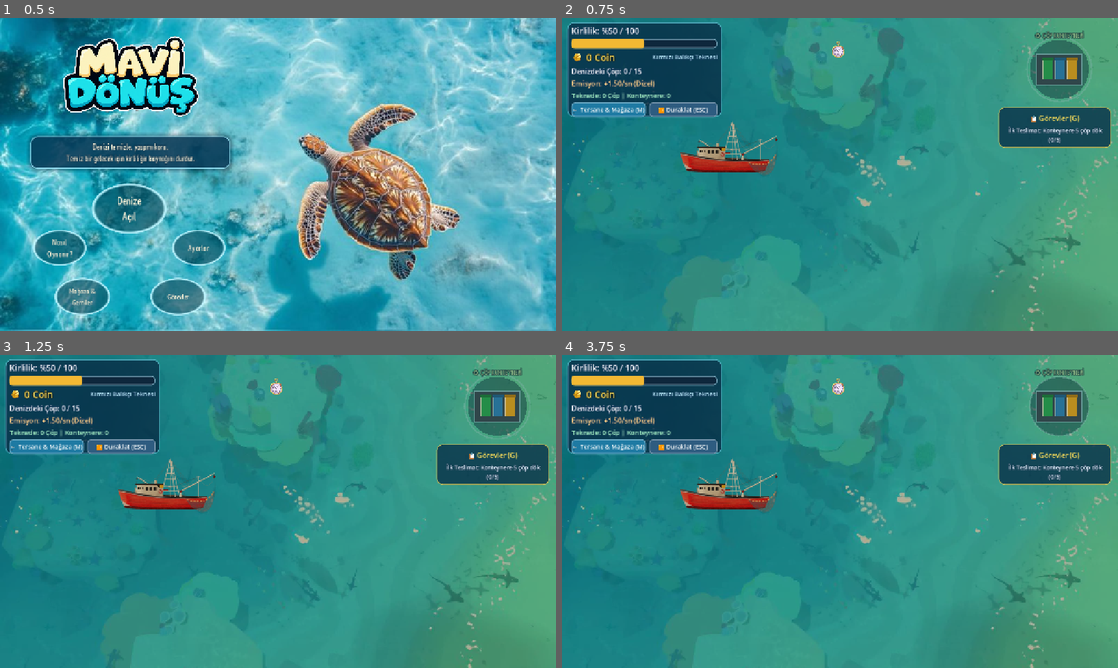
Above: before the commit, frames 1-4 (two rows, left to right).
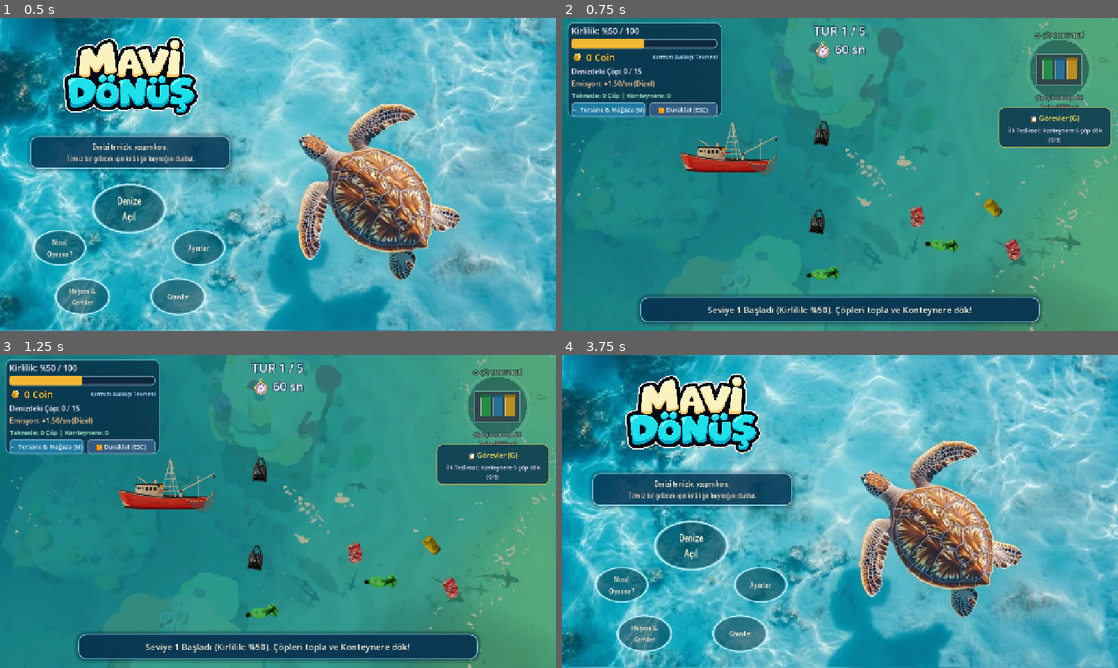
Above: after the commit, the same moments.

Repository: tubaiskol/Mavi-Donus-Hackathon-Team22
Game: Godot game, scene res://scenes/main_menu.tscn
Two runs of this game, one before a commit and one after it. Both use one fixed random seed, a clock stepped at 60 frames per second and the inputs below. The engine's default icon, where the game draws it, is replaced by a stand-in: a white triangle on a blue panel in a dark square.
Inputs (mouse positions are in pixels of both pictures, inside the frame that each line leads up to):
- Up to frame 1 (0.5 s): no input
- Up to frame 2 (0.75 s): click "Denize Açıl" at 0.5 s
- Up to frame 3 (1.25 s): no input
- Up to frame 4 (3.75 s): click "⏸️ Duraklat (ESC)" at 1.25 s; click (667, 398) at 2 s, where only the run after the commit has a clickable "▶️ Devam Et"; click (667, 426) at 2.75 s, where only the run after the commit has a clickable "🔄 Seviyeyi Yeniden Başlat"; click (667, 483) at 3.5 s, where only the run after the commit has a clickable "🏠 Ana Menüye Dön"

Frame 1 is identical in both runs. In frame 2, 8.5% of the frame differs, in the area x 13-94%, y 2-98%; in frame 3, 8.5%; in frame 4, 96%, in the area x 0-100%, y 0-100%.
Error before the commit: Invalid call. Nonexistent function 'reset' in base 'Node (game_state.gd)'. (res://scripts/game.gd:33)

Commit message:
teknede çöp varken seviye bitişi engellendi ve oyun içi duraklatma menüsü eklendi

Diff:
--- a/scripts/game.gd
+++ b/scripts/game.gd
@@ -23,17 +23,24 @@
 var _dock_title_label: Label
 var _dock_sub_label: Label
 
+var _pause_modal: Control
+var _delivery_guidance_timer := 0.0
+var _turtle_guidance_timer := 0.0
+
 
 func _ready() -> void:
 	_style_top_info()
 	_build_trash_drop_zone()
 	_build_result_screen()
+	_build_pause_modal()
 
 	get_tree().paused = false
-	GameState.reset()
-
-	if OS.is_debug_build():
+
+	if OS.is_debug_build() and test_start_level > 1 and GameState.current_round == 1:
 		GameState.current_round = test_start_level
+
+	# Mevcut seçili seviyeyi başlat (Asla zorla 1'e sıfırlamaz!)
+	GameState.start_level_round(GameState.current_round)
 
 	GameState.pollution_changed.connect(_on_pollution_changed)
 	GameState.carried_trash_changed.connect(_on_carried_trash_changed)
@@ -50,13 +57,15 @@
 	GameState.running = true
 
 	GameState.show_toast(
-		"Koy kirlendi (%%%d). Çöpleri topla ve sağ üstteki Çöp Konteynerine dökerek ek coin kazan!" % roundi(GameState.pollution),
-		4.5
+		"Seviye %d Başladı (Kirlilik: %%%d). Çöpleri topla ve Konteynere dök!" % [
+			GameState.current_round,
+			roundi(GameState.pollution)
+		],
+		4.0
 	)
 
 
 func _style_top_info() -> void:
-	# Üst orta bilgi alanını mavi_donus tarzında ortala ve belirginleştir
 	top_info.set_anchors_and_offsets_preset(Control.PRESET_TOP_WIDE)
 	top_info.offset_top = 10.0
 	top_info.offset_bottom = 96.0
@@ -75,7 +84,6 @@
 
 
 func _build_trash_drop_zone() -> void:
-	# Sağ üst köşede deniz üzerinde Çöp Toplama Noktası / Geri Dönüşüm Konteyneri
 	_drop_zone = Area2D.new()
 	_drop_zone.name = "TrashDropZone"
 	var screen := get_viewport_rect().size
@@ -129,6 +137,7 @@
 	if earned > 0 and AudioManager:
 		AudioManager.play_buy()
 	_update_dock_labels()
+	_check_level_completion()
 
 
 func _on_carried_trash_changed(_carried: int, _delivered: int) -> void:
@@ -156,16 +165,13 @@
 	var has_cargo := GameState.carried_trash > 0
 	var pulse := 4.0 * sin(_dock_pulse * 3.5)
 
-	# İskele halkası
-	var ring_col := Color(0.35, 1.0, 0.62, 0.65) if has_cargo else Color(0.65, 0.92, 1.0, 0.38)
+	var ring_col := Color(0.35, 1.0, 0.62, 0.75) if has_cargo else Color(0.65, 0.92, 1.0, 0.38)
 	draw_circle(c, 68.0, Color(0.04, 0.22, 0.32, 0.45))
 	draw_arc(c, 72.0 + pulse, 0.0, TAU, 48, ring_col, 3.5)
 
-	# Yüzer platform (ahşap/metal iskele)
 	draw_rect(Rect2(c + Vector2(-52, -36), Vector2(104, 72)), Color(0.24, 0.34, 0.42, 0.92), true)
 	draw_rect(Rect2(c + Vector2(-52, -36), Vector2(104, 72)), Color(0.55, 0.85, 0.95, 0.85), false, 2.5)
 
-	# 3 renkli geri dönüşüm konteyneri (Yeşil, Mavi, Sarı)
 	var bin_colors := [
 		Color(0.18, 0.72, 0.42),
 		Color(0.20, 0.58, 0.88),
@@ -179,116 +185,18 @@
 		draw_rect(Rect2(c + Vector2(bx - 2, -26), Vector2(26, 6)), bin_colors[i].darkened(0.22), true)
 
 
-func _build_result_screen() -> void:
-	_result_layer = CanvasLayer.new()
-	_result_layer.name = "ResultLayer"
-	_result_layer.layer = 3
-	_result_layer.process_mode = Node.PROCESS_MODE_ALWAYS
-	_result_layer.visible = false
-	add_child(_result_layer)
-
-	var dim := ColorRect.new()
-	dim.color = Color(0.02, 0.10, 0.18, 0.65)
-	dim.set_anchors_and_offsets_preset(Control.PRESET_FULL_RECT)
-	_result_layer.add_child(dim)
-
-	var cc := CenterContainer.new()
-	cc.set_anchors_and_offsets_preset(Control.PRESET_FULL_RECT)
-	if MENU_FONT:
-		var th := Theme.new()
-		th.default_font = MENU_FONT
-		th.default_font_size = 22
-		cc.theme = th
-	_result_layer.add_child(cc)
-
-	var pc := PanelContainer.new()
-	var sb := StyleBoxFlat.new()
-	sb.bg_color = Color(0.96, 0.99, 1.0, 0.95)
-	sb.border_color = Color(0.18, 0.56, 0.76, 0.85)
-	sb.set_border_width_all(3)
-	sb.set_corner_radius_all(20)
-	sb.set_content_margin_all(32)
-	sb.shadow_color = Color(0.0, 0.08, 0.16, 0.38)
-	sb.shadow_size = 18
-	pc.add_theme_stylebox_override("panel", sb)
-	cc.add_child(pc)
-
-	var vb := VBoxContainer.new()
-	vb.custom_minimum_size = Vector2(540, 0)
-	vb.add_theme_constant_override("separation", 16)
-	pc.add_child(vb)
-
-	_result_title = Label.new()
-	_result_title.horizontal_alignment = HORIZONTAL_ALIGNMENT_CENTER
-	_result_title.add_theme_font_size_override("font_size", 46)
-	vb.add_child(_result_title)
-
-	_result_pol = Label.new()
-	_result_pol.horizontal_alignment = HORIZONTAL_ALIGNMENT_CENTER
-	_result_pol.add_theme_font_size_override("font_size", 22)
-	_result_pol.add_theme_color_override("font_color", Color(0.12, 0.28, 0.40))
-	vb.add_child(_result_pol)
-
-	_result_msg = Label.new()
-	_result_msg.horizontal_alignment = HORIZONTAL_ALIGNMENT_CENTER
-	_result_msg.autowrap_mode = TextServer.AUTOWRAP_WORD_SMART
-	_result_msg.add_theme_font_size_override("font_size", 20)
-	_result_msg.add_theme_color_override("font_color", Color(0.20, 0.36, 0.48))
-	vb.add_child(_result_msg)
-
-	var replay_btn := _make_result_button("Tekrar Oyna", _restart_game, true)
-	vb.add_child(replay_btn)
-
-	var menu_btn := _make_result_button("Ana Menü", _return_to_menu, false)
-	vb.add_child(menu_btn)
-
-
-func _make_result_button(text: String, cb: Callable, primary: bool) -> Button:
-	var b := Button.new()
-	b.text = text
-	b.custom_minimum_size = Vector2(0, 56)
-	b.add_theme_font_size_override("font_size", 23)
-	b.pressed.connect(cb)
-
-	var normal := StyleBoxFlat.new()
-	var hover := StyleBoxFlat.new()
-	var pressed := StyleBoxFlat.new()
-	for sb in [normal, hover, pressed]:
-		sb.set_corner_radius_all(12)
-		sb.set_border_width_all(2)
-
-	if primary:
-		normal.bg_color = Color(0.10, 0.56, 0.48)
-		normal.border_color = Color(0.06, 0.38, 0.32)
-		hover.bg_color = Color(0.14, 0.66, 0.56)
-		hover.border_color = Color(0.08, 0.46, 0.38)
-		pressed.bg_color = Color(0.08, 0.44, 0.38)
-		pressed.border_color = Color(0.05, 0.30, 0.26)
-	else:
-		normal.bg_color = Color(0.14, 0.34, 0.48)
-		normal.border_color = Color(0.24, 0.56, 0.74)
-		hover.bg_color = Color(0.18, 0.44, 0.62)
-		hover.border_color = Color(0.34, 0.70, 0.90)
-		pressed.bg_color = Color(0.10, 0.26, 0.38)
-		pressed.border_color = Color(0.18, 0.46, 0.64)
-
-	b.add_theme_color_override("font_color", Color.WHITE)
-	b.add_theme_color_override("font_hover_color", Color.WHITE)
-	b.add_theme_color_override("font_pressed_color", Color.WHITE)
-	b.add_theme_stylebox_override("normal", normal)
-	b.add_theme_stylebox_override("hover", hover)
-	b.add_theme_stylebox_override("pressed", pressed)
-	return b
-
-
 func _process(delta: float) -> void:
 	_dock_pulse += delta
 	queue_redraw()
 
+	if _delivery_guidance_timer > 0.0:
+		_delivery_guidance_timer -= delta
+	if _turtle_guidance_timer > 0.0:
+		_turtle_guidance_timer -= delta
+
 	if not GameState.running or GameState.game_over:
 		return
 
-	# Tekne zaten konteyner alanı içindeyse ve üzerinde çöp varsa teslim et
 	if _drop_zone and GameState.carried_trash > 0:
 		for area in _drop_zone.get_overlapping_areas():
 			if area.name == &"PickupArea":
@@ -305,8 +213,14 @@
 
 
 func _on_pollution_changed(_value: float) -> void:
-	# Son çöp toplandığı anda kontrol et.
 	_check_level_completion()
+
+
+func _has_unrescued_turtle() -> bool:
+	for node in get_tree().get_nodes_in_group("turtle"):
+		if is_instance_valid(node) and not bool(node.get("rescued")):
+			return true
+	return false
 
 
 func _check_level_completion() -> void:
@@ -316,12 +230,28 @@
 	if time_left <= 0.0:
 		return
 
-	# Henüz üretilmeyen çöpler de bu sayıya dahildir.
+	# Denizde henüz toplanmamış veya spawn olmamış çöp varsa seviyeyi bitirme
 	if spawner.get_remaining_trash_count() > 0:
 		return
 
+	# 1) Teknede çöp varsa seviyeyi hemen kapatma! Oyuncuyu konteynere yönlendir
+	if GameState.carried_trash > 0:
+		if _delivery_guidance_timer <= 0.0:
+			_delivery_guidance_timer = 3.5
+			GameState.show_toast("Deniz temizlendi! Teknendeki %d çöpü Konteynere dök!" % GameState.carried_trash, 3.0)
+		return
+
+	# 2) Kurtarılmayı bekleyen Caretta varsa ve süre varken seviyeyi hemen kapatma!
+	if _has_unrescued_turtle() and time_left > 4.0:
+		if _turtle_guidance_timer <= 0.0:
+			_turtle_guidance_timer = 4.0
+			GameState.show_toast("Ağa takılı Caretta var! Onu kurtarmayı unutma!", 3.0)
+		return
+
+	# Tüm şartlar sağlandı: Seviye başarıyla tamamlandı!
 	GameState.running = false
 	get_tree().paused = true
+	GameState.record_level_result(GameState.current_round, true)
 
 	if GameState.current_round < TOTAL_LEVELS:
 		time_label.text = "%d. seviye tamamlandı!" % GameState.current_round
@@ -371,6 +301,7 @@
 func _lose_level() -> void:
 	GameState.running = false
 	GameState.game_over = true
+	GameState.record_level_result(GameState.current_round, false)
 	GameState.game_lost.emit()
 
 
@@ -404,21 +335,204 @@
 	if win:
 		_result_msg.text = "Deniz nefes alıyor. Beş seviyeyi de temizledin! Temizlik bir tur, dönüşüm bir karar."
 	elif GameState.pollution >= 100.0:
-		_result_msg.text = "Deniz kirliliğe yenik düştü. Bu sefer güneş panelini erken alarak emisyonu durdur."
-	else:
-		_result_msg.text = "Süre doldu! Koydaki tüm çöpleri zamanında temizleyemedin."
+		_result_msg.text = "Deniz kirliliğe yenik düştü. Bu turu tekrar deneyebilirsin!"
+	else:
+		_result_msg.text = "Süre doldu! Bu turu tekrar oynayıp denizleri kurtarabilirsin."
 	_result_layer.show()
 
 
-func _restart_game() -> void:
+# --- PAUSE (DURAKLATMA) MENÜSÜ ---
+func _build_pause_modal() -> void:
+	_pause_modal = Control.new()
+	_pause_modal.name = "PauseModal"
+	_pause_modal.set_anchors_and_offsets_preset(Control.PRESET_FULL_RECT)
+	_pause_modal.visible = false
+	_pause_modal.process_mode = Node.PROCESS_MODE_ALWAYS
+	if MENU_FONT:
+		var th := Theme.new()
+		th.default_font = MENU_FONT
+		th.default_font_size = 20
+		_pause_modal.theme = th
+	add_child(_pause_modal)
+
+	var dim := ColorRect.new()
+	dim.color = Color(0.02, 0.10, 0.18, 0.70)
+	dim.set_anchors_and_offsets_preset(Control.PRESET_FULL_RECT)
+	_pause_modal.add_child(dim)
+
+	var cc := CenterContainer.new()
+	cc.set_anchors_and_offsets_preset(Control.PRESET_FULL_RECT)
+	_pause_modal.add_child(cc)
+
+	var pc := PanelContainer.new()
+	var sb := StyleBoxFlat.new()
+	sb.bg_color = Color(0.96, 0.99, 1.0, 0.97)
+	sb.border_color = Color(0.18, 0.56, 0.76, 0.90)
+	sb.set_border_width_all(3)
+	sb.set_corner_radius_all(20)
+	sb.set_content_margin_all(28)
+	sb.shadow_color = Color(0.0, 0.08, 0.16, 0.40)
+	sb.shadow_size = 20
+	pc.add_theme_stylebox_override("panel", sb)
+	cc.add_child(pc)
+
+	var vb := VBoxContainer.new()
+	vb.custom_minimum_size = Vector2(440, 0)
+	vb.add_theme_constant_override("separation", 12)
+	pc.add_child(vb)
+
+	var title := Label.new()
+	title.text = "⏸️ OYUN DURAKLATILDI"
+	title.horizontal_alignment = HORIZONTAL_ALIGNMENT_CENTER
+	title.add_theme_font_size_override("font_size", 30)
+	title.add_theme_color_override("font_color", Color(0.08, 0.24, 0.36))
+	vb.add_child(title)
+
+	var resume_btn := _make_result_button("▶️ Devam Et", toggle_pause, true)
+	vb.add_child(resume_btn)
+
+	var restart_btn := _make_result_button("🔄 Seviyeyi Yeniden Başlat", _restart_current_level, false)
+	vb.add_child(restart_btn)
+
+	var shop_btn := _make_result_button("🛒 Tersane & Mağaza", func():
+		toggle_pause()
+		if shop_panel and shop_panel.has_method("toggle_manual_shop"):
+			shop_panel.toggle_manual_shop()
+	, false)
+	vb.add_child(shop_btn)
+
+	var menu_btn := _make_result_button("🏠 Ana Menüye Dön", _return_to_menu, false)
+	vb.add_child(menu_btn)
+
+
+func toggle_pause() -> void:
+	if GameState.game_over:
+		return
+	if AudioManager:
+		AudioManager.play_button()
+
+	if _pause_modal.visible:
+		_pause_modal.hide()
+		get_tree().paused = false
+	else:
+		_pause_modal.show()
+		get_tree().paused = true
+
+
+func _restart_current_level() -> void:
 	if AudioManager:
 		AudioManager.play_button()
 	get_tree().paused = false
+	# Kaybedilen veya mevcut seviyeyi baştan başlatır (Seviye 1'e zorlamaz!)
+	GameState.start_level_round(GameState.current_round)
 	get_tree().reload_current_scene()
+
+
+func _build_result_screen() -> void:
+	_result_layer = CanvasLayer.new()
+	_result_layer.name = "ResultLayer"
+	_result_layer.layer = 3
+	_result_layer.process_mode = Node.PROCESS_MODE_ALWAYS
+	_result_layer.visible = false
+	add_child(_result_layer)
+
+	var dim := ColorRect.new()
+	dim.color = Color(0.02, 0.10, 0.18, 0.65)
+	dim.set_anchors_and_offsets_preset(Control.PRESET_FULL_RECT)
+	_result_layer.add_child(dim)
+
+	var cc := CenterContainer.new()
+	cc.set_anchors_and_offsets_preset(Control.PRESET_FULL_RECT)
+	if MENU_FONT:
+		var th := Theme.new()
+		th.default_font = MENU_FONT
+		th.default_font_size = 22
+		cc.theme = th
+	_result_layer.add_child(cc)
+
+	var pc := PanelContainer.new()
+	var sb := StyleBoxFlat.new()
+	sb.bg_color = Color(0.96, 0.99, 1.0, 0.95)
+	sb.border_color = Color(0.18, 0.56, 0.76, 0.85)
+	sb.set_border_width_all(3)
+	sb.set_corner_radius_all(20)
+	sb.set_content_margin_all(32)
+	sb.shadow_color = Color(0.0, 0.08, 0.16, 0.38)
+	sb.shadow_size = 18
+	pc.add_theme_stylebox_override("panel", sb)
+	cc.add_child(pc)
+
+	var vb := VBoxContainer.new()
+	vb.custom_minimum_size = Vector2(540, 0)
+	vb.add_theme_constant_override("separation", 16)
+	pc.add_child(vb)
+
+	_result_title = Label.new()
+	_result_title.horizontal_alignment = HORIZONTAL_ALIGNMENT_CENTER
+	_result_title.add_theme_font_size_override("font_size", 46)
+	vb.add_child(_result_title)
+
+	_result_pol = Label.new()
+	_result_pol.horizontal_alignment = HORIZONTAL_ALIGNMENT_CENTER
+	_result_pol.add_theme_font_size_override("font_size", 22)
+	_result_pol.add_theme_color_override("font_color", Color(0.12, 0.28, 0.40))
+	vb.add_child(_result_pol)
+
+	_result_msg = Label.new()
+	_result_msg.horizontal_alignment = HORIZONTAL_ALIGNMENT_CENTER
+	_result_msg.autowrap_mode = TextServer.AUTOWRAP_WORD_SMART
+	_result_msg.add_theme_font_size_override("font_size", 20)
+	_result_msg.add_theme_color_override("font_color", Color(0.20, 0.36, 0.48))
+	vb.add_child(_result_msg)
+
+	var replay_btn := _make_result_button("Tekrar Oyna", _restart_current_level, true)
+	vb.add_child(replay_btn)
+
+	var menu_btn := _make_result_button("Ana Menü", _return_to_menu, false)
+	vb.add_child(menu_btn)
+
+
+func _make_result_button(text: String, cb: Callable, primary: bool) -> Button:
+	var b := Button.new()
+	b.text = text
+	b.custom_minimum_size = Vector2(0, 52)
+	b.add_theme_font_size_override("font_size", 22)
+	b.pressed.connect(cb)
+
+	var normal := StyleBoxFlat.new()
+	var hover := StyleBoxFlat.new()
+	var pressed := StyleBoxFlat.new()
+	for sb in [normal, hover, pressed]:
+		sb.set_corner_radius_all(12)
+		sb.set_border_width_all(2)
+
+	if primary:
+		normal.bg_color = Color(0.10, 0.56, 0.48)
+		normal.border_color = Color(0.06, 0.38, 0.32)
+		hover.bg_color = Color(0.14, 0.66, 0.56)
+		hover.border_color = Color(0.08, 0.46, 0.38)
+		pressed.bg_color = Color(0.08, 0.44, 0.38)
+		pressed.border_color = Color(0.05, 0.30, 0.26)
+	else:
+		normal.bg_color = Color(0.14, 0.34, 0.48)
+		normal.border_color = Color(0.24, 0.56, 0.74)
+		hover.bg_color = Color(0.18, 0.44, 0.62)
+		hover.border_color = Color(0.34, 0.70, 0.90)
+		pressed.bg_color = Color(0.10, 0.26, 0.38)
+		pressed.border_color = Color(0.18, 0.46, 0.64)
+
+	b.add_theme_color_override("font_color", Color.WHITE)
+	b.add_theme_color_override("font_hover_color", Color.WHITE)
+	b.add_theme_color_override("font_pressed_color", Color.WHITE)
+	b.add_theme_stylebox_override("normal", normal)
+	b.add_theme_stylebox_override("hover", hover)
+	b.add_theme_stylebox_override("pressed", pressed)
+	return b
 
 
 func _return_to_menu() -> void:
 	if AudioManager:
 		AudioManager.play_button()
 	get_tree().paused = false
+	GameState.save_game()
 	get_tree().change_scene_to_file("res://scenes/main_menu.tscn")
